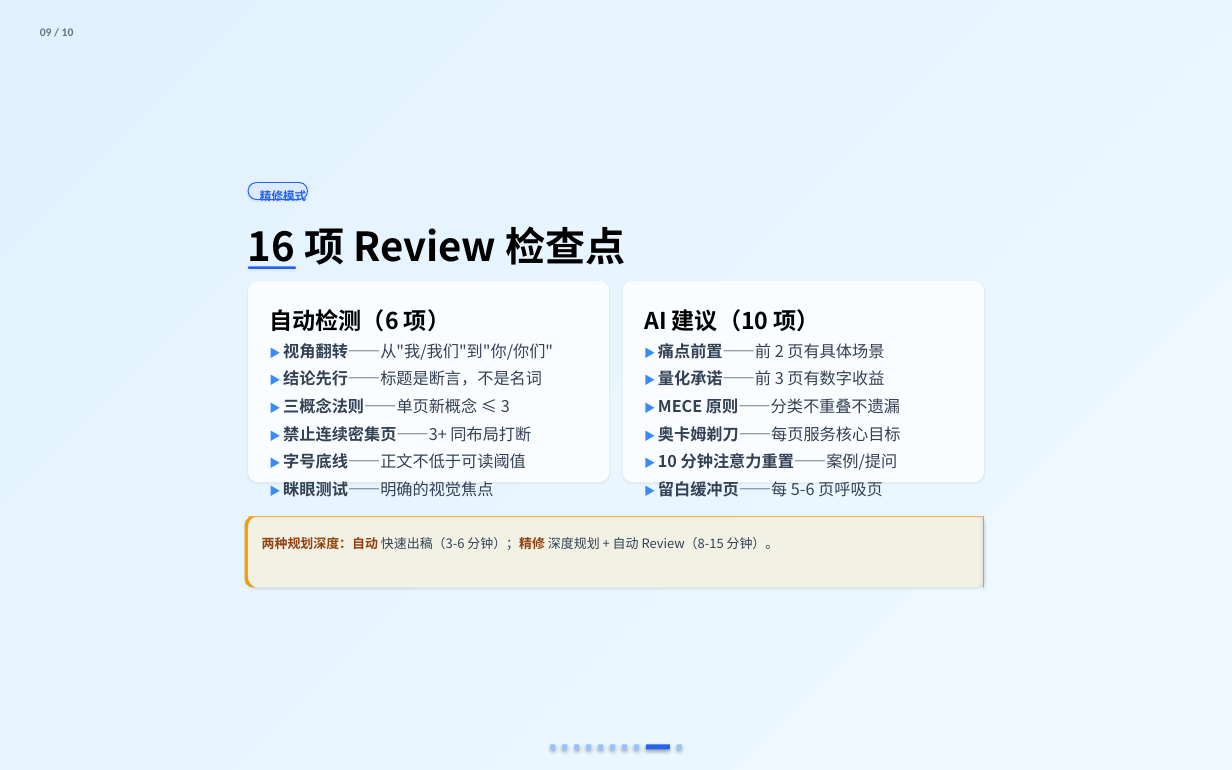
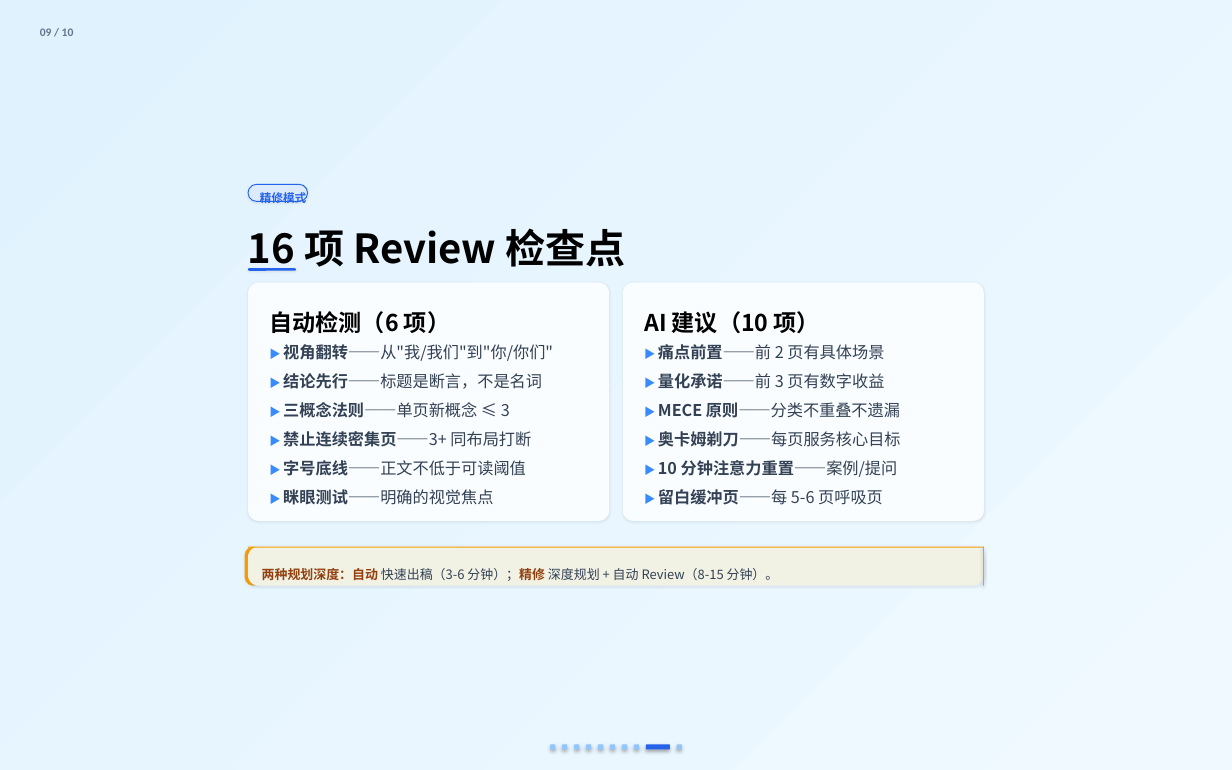
Before and after one commit to kaisersong/kai-export-ppt-lite, a slide deck: slide 9 of output.pptx. Drawn at 1232x770 pixels with LibreOffice and Linux fonts; fonts in the diff are those of the drawing. Boxes give left, top, right and bottom in pixels: in the first picture for what was removed or moved away, otherwise in the second. Text is boxed around its words. In the diff, an @@ line names an element or a change of style, - is before the commit and + after.

```diff
--- a/output.pptx
+++ b/output.pptx
@@ rounded rectangle: place and size @@
-rounded rectangle at (248,281,609,482)
+rounded rectangle at (248,283,609,521)
@@ proportions changed in 3 elements at (248,546,983,585), (248,283,609,521), (623,283,984,521) @@
@@ rounded rectangle: place and size @@
-rounded rectangle at (623,281,984,482)
+rounded rectangle at (623,283,984,521)
@@ 6 texts: place and size @@
-6 texts at (283,398,901,470)
+6 texts at (283,402,901,477)
@@ text "▶ 眯眼测试——明确的视觉焦点": place and size @@
-text "▶ 眯眼测试——明确的视觉焦点" at (283,481,493,497)
+text "▶ 眯眼测试——明确的视觉焦点" at (283,489,493,505)
@@ text "▶ 留白缓冲页——每 5-6 页呼吸页": place and size @@
-text "▶ 留白缓冲页——每 5-6 页呼吸页" at (658,481,883,497)
+text "▶ 留白缓冲页——每 5-6 页呼吸页" at (658,489,883,505)
@@ rounded rectangle: place and size @@
-rounded rectangle at (245,517,262,588)
+rounded rectangle at (245,546,262,585)
@@ text "两种规划深度：自动 快速出稿（3-6 分钟）；精修 深度规划 + ...": place and size @@
-text "两种规划深度：自动 快速出稿（3-6 分钟）；精修 深度规划 + ..." at (262,537,779,550)
+text "两种规划深度：自动 快速出稿（3-6 分钟）；精修 深度规划 + ..." at (262,568,779,581)
@@ rounded rectangle: place and size @@
-rounded rectangle at (248,517,983,588)
+rounded rectangle at (248,546,983,585)
@@ rectangle: place and size @@
-rectangle at (248,517,983,518)
+rectangle at (248,546,983,547)
@@ rectangle: place and size @@
-rectangle at (983,517,984,588)
+rectangle at (983,546,984,585)
```
Also in this commit, not shown: 7 other slides changed, 6 other files.
